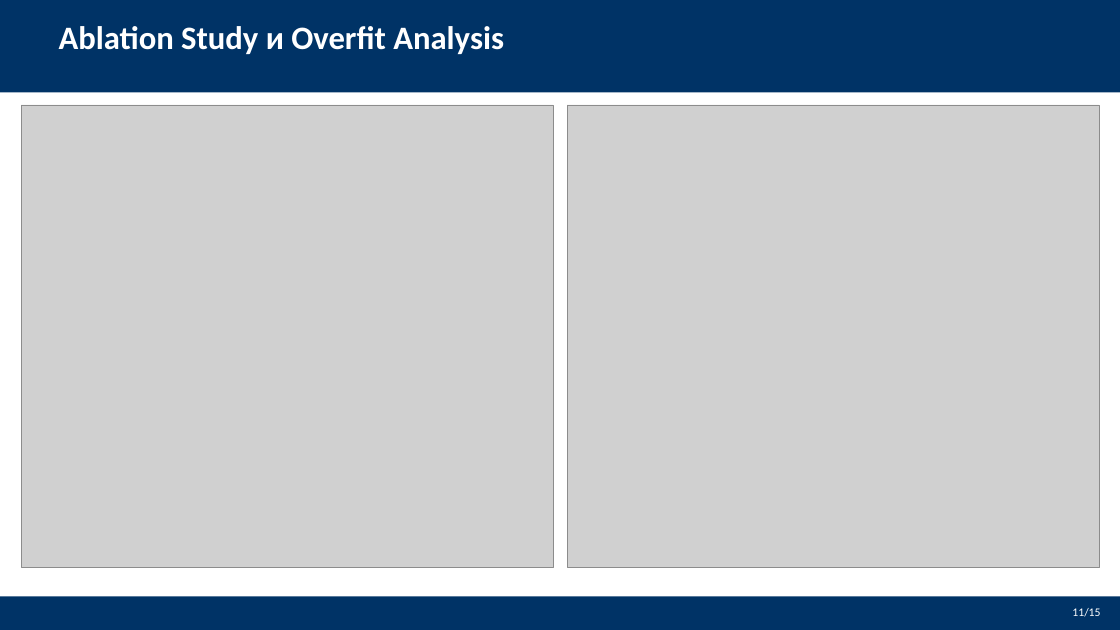
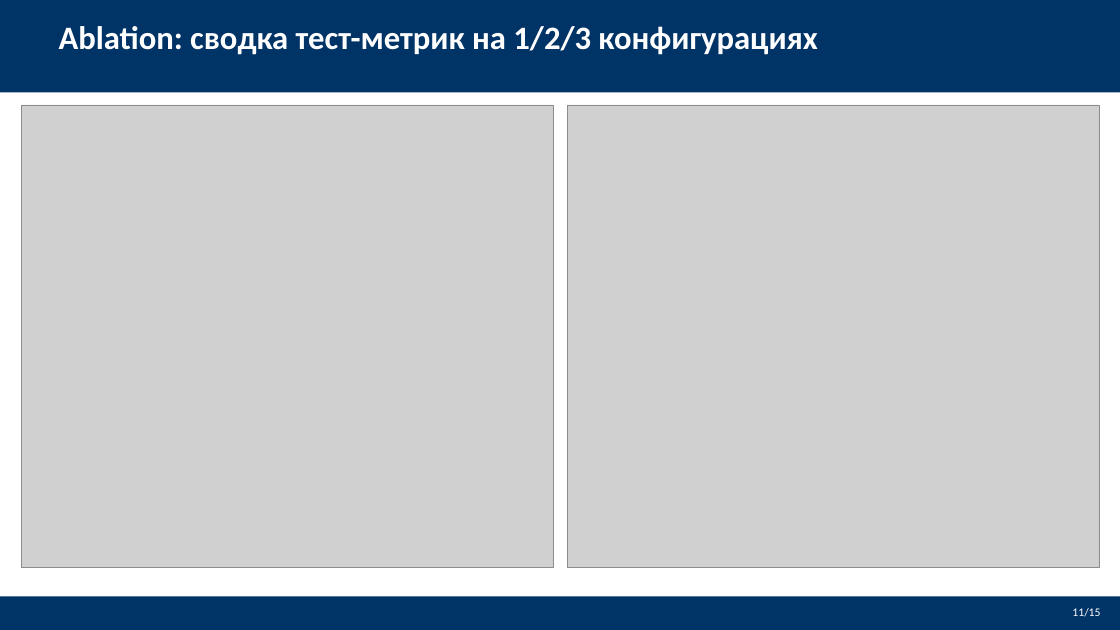
Before and after one commit to Jokeera/deepfake-detection, a slide deck: slide 11 of VKRDoc/Defense_Presentation.pptx. Drawn at 1120x630 pixels with LibreOffice and Linux fonts; fonts in the diff are those of the drawing; grey boxes stand for pictures. Boxes give left, top, right and bottom in pixels: in the first picture for what was removed or moved away, otherwise in the second. Text is boxed around its words. In the diff, an @@ line names an element or a change of style, - is before the commit and + after.

```diff
--- a/VKRDoc/Defense_Presentation.pptx
+++ b/VKRDoc/Defense_Presentation.pptx
@@ text at [59, 26, 817, 55]: text changed @@
-Ablation Study и Overfit Analysis
+Ablation: сводка тест-метрик на 1/2/3 конфигурациях
```
Also in this commit, not shown: 2 other slides changed, 6 other files.
